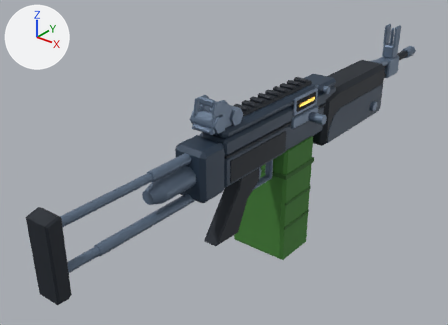
A saved change to the glTF model src/assets/models/weapons/lmg.glb.
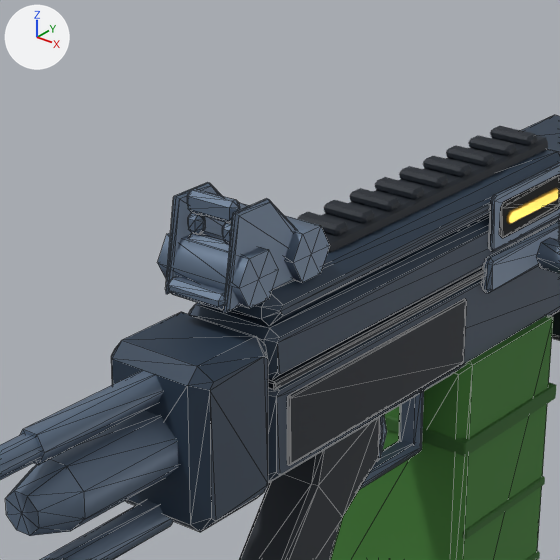
Each version appears first whole from a 50 mm camera at (0.629, -0.741, 0.42) aimed at (-0.104, 0.175, -0.148), and next in a close-up on the part from 31% to 70% of the width and 12% to 65% of the height. Lighting does not change. The marker at upper left points along +X, +Y and +Z. The older version's two pictures come first. The close-ups show mesh edges as thin lines. Where no turn or scale is listed for an object, it has been applied to the vertices. Vertices at exactly the same position are counted once.

Names of what the first close-up shows: 'body_dark_furniture', 'body_metal_receiver', 'body_trim_hole', 'body_trim_steel', 'cover_dark_furniture', 'cover_metal_receiver', 'mag_trim_ammobox', 'mag_trim_ammolid' and 1 more.
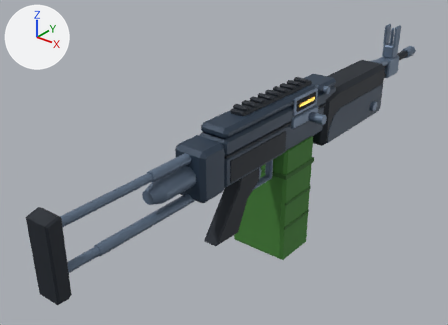
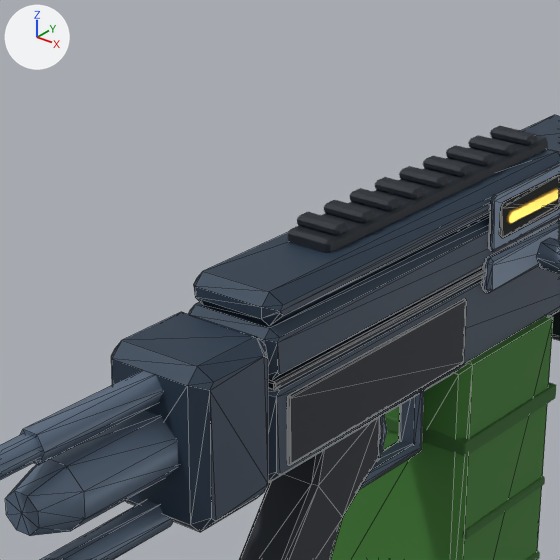
What changed in the scene script:
```text
Change me_mesh_1:
    used by ob_body_trim_steel; location = (0.0, 0.0, 0.0)
    remove me_mesh_1.from_pydata(...)  # 774 vertices, 1442 faces; spans x -0.047..0.068, y -0.33..0.85, z -0.158..0.068
    add me_mesh_1.from_pydata(...)  # 550 vertices, 1022 faces; spans x -0.047..0.068, y -0.33..0.85, z -0.158..0.056
    me_mesh_1 part 1: 7 loose pieces with 224 vertices, spanning x -0.028..0.028, y -0.017..0.066, z 0.012..0.068, are deleted
```

Changed parts and their boxes [x1, y1, x2, y2] in the close-ups (560 x 560 px):
part 1 of me_mesh_1, deleted (blue)
    before: [157, 182, 330, 313]
